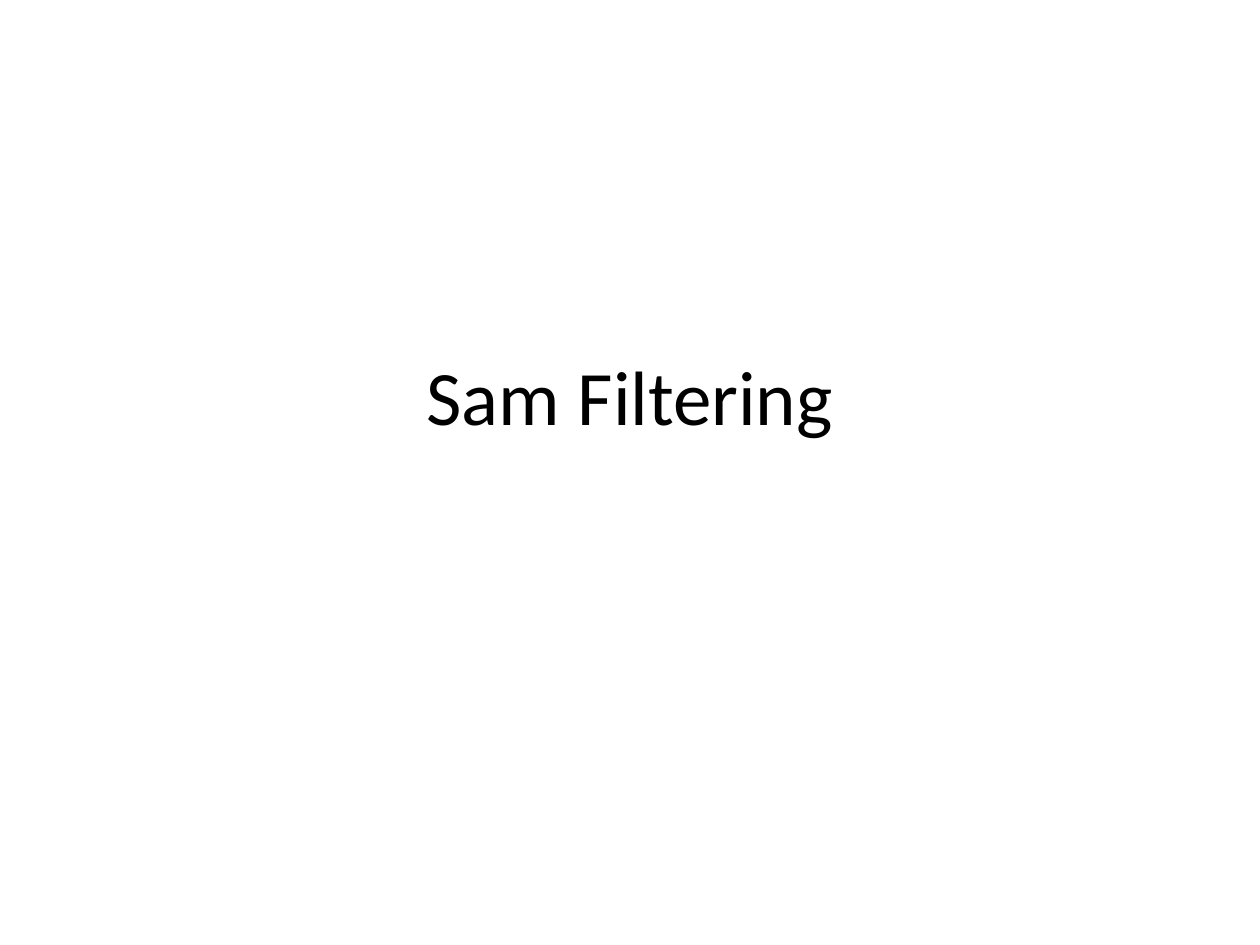
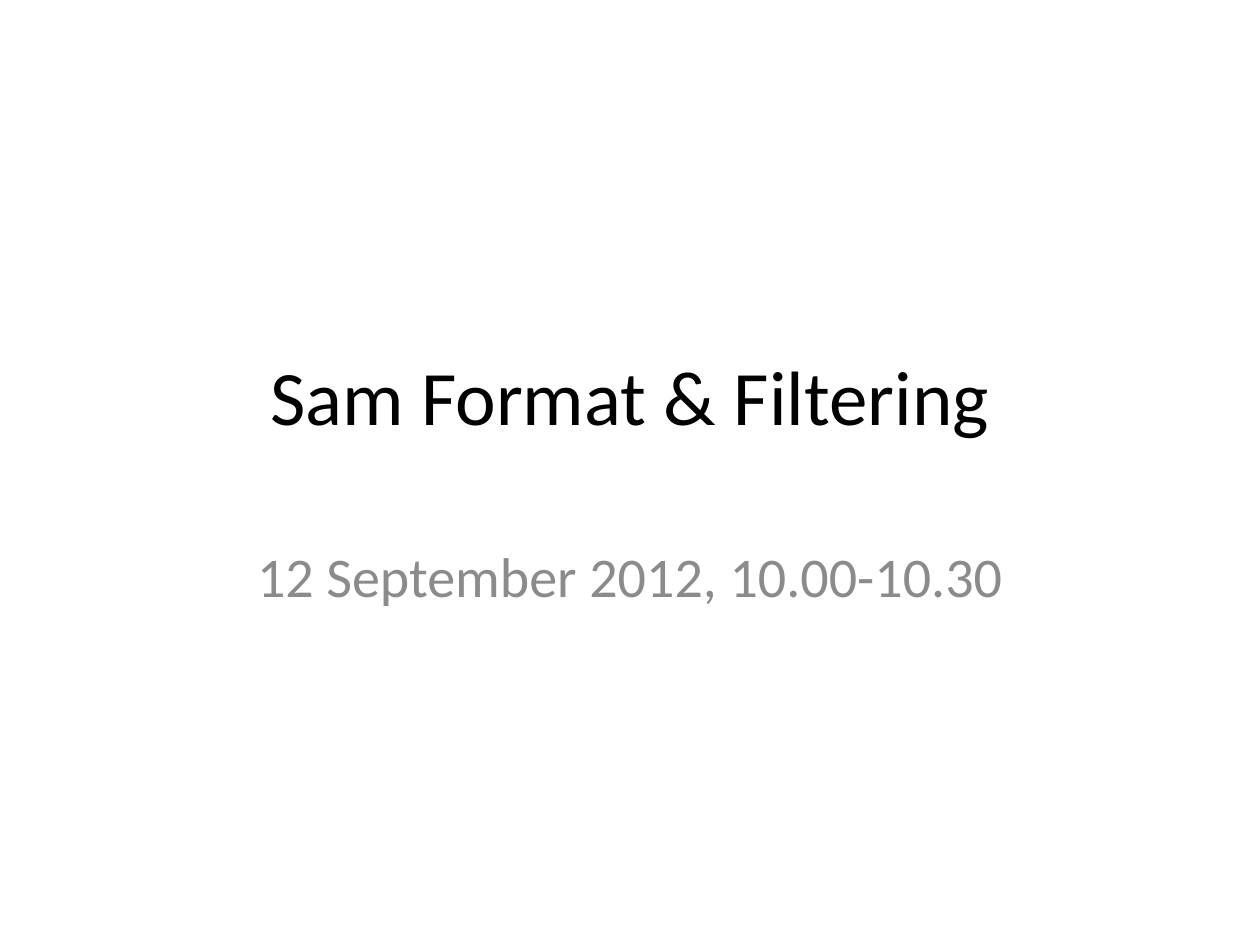
Before and after one commit to rvosa/ngs-workflows, a slide deck: slide 1 of doc/slides/day2/session1/SamFormatAndFiltering.pptx. Drawn at 1260x945 pixels with LibreOffice and Linux fonts; fonts in the diff are those of the drawing. Boxes give left, top, right and bottom in pixels: in the first picture for what was removed or moved away, otherwise in the second. Text is boxed around its words. In the diff, an @@ line names an element or a change of style, - is before the commit and + after.

```diff
--- a/doc/slides/day2/session1/SamFormatAndFiltering.pptx
+++ b/doc/slides/day2/session1/SamFormatAndFiltering.pptx
@@ title at [270,371,989,439]: text changed @@
-Sam Filtering
+Sam Format & Filtering
@@ subtitle added at [257,558,1002,606], 32 pt, text #8C8C8C @@
+12 September 2012, 10.00-10.30
```
Also in this commit, not shown: 6 other files.
